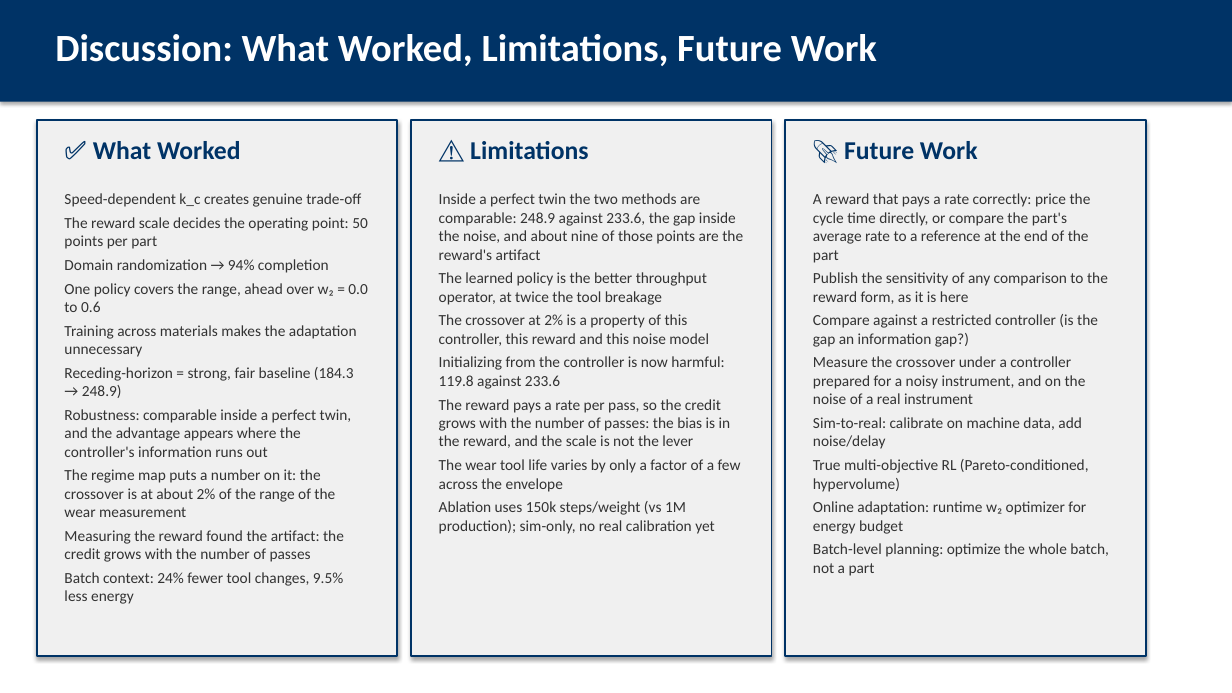
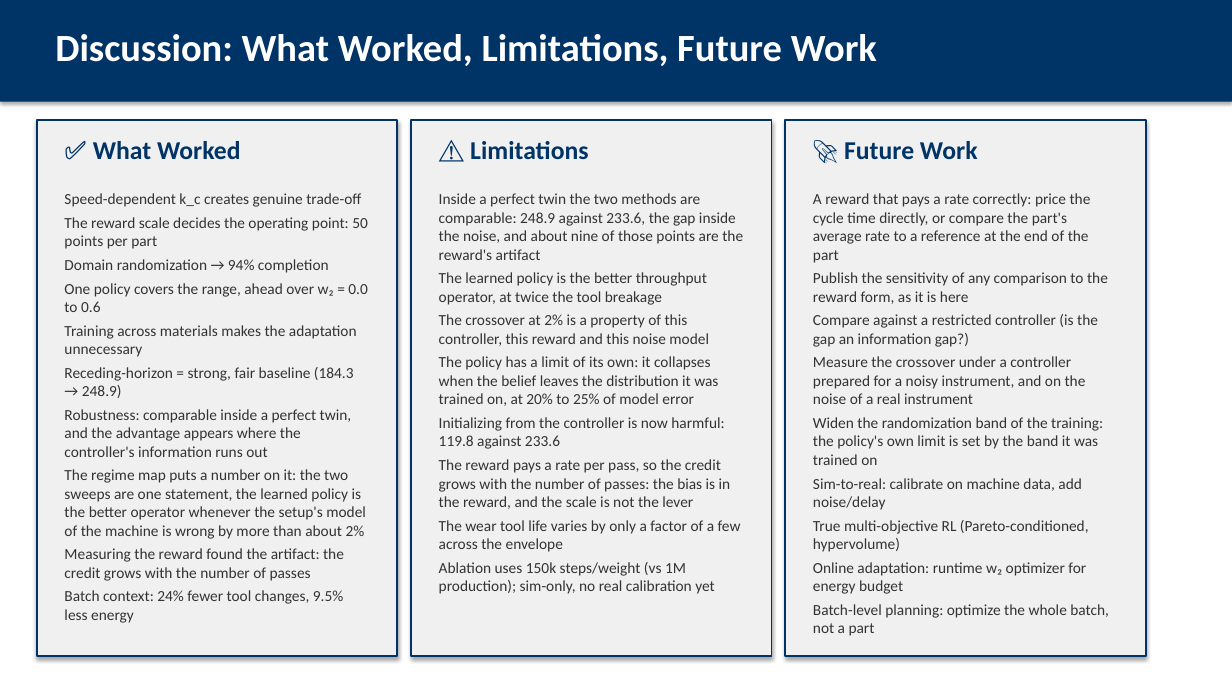
Before and after one commit to AbhinandIITM/AI-in-Mfg, a slide deck: slide 27 of report/presentation.pptx (slide 25 before the commit). Drawn at 1232x693 pixels with LibreOffice and Linux fonts; fonts in the diff are those of the drawing. Boxes give left, top, right and bottom in pixels: in the first picture for what was removed or moved away, otherwise in the second. Text is boxed around its words. In the diff, an @@ line names an element or a change of style, - is before the commit and + after.

Commit message:
docs: the two sweeps are one statement, in every document
The headline is now: the learned policy is the better operator whenever the
setup's model of the machine is wrong by more than about 2%, whether that is
a wear measurement noisier than 2% of its range or a material model
miscalibrated by more than 2%, and the classical controller is better below
that. The policy's own limit, 20% to 25% of model error, is where the belief
leaves the distribution it was trained on, and it is stated everywhere the
boundary is stated, together with the practical lever it implies, the
randomization band of the training.

The report is 40 pages with the two-panel regime map, the deck 35 frames,
the PowerPoint file 30 slides.

```diff
--- a/report/presentation.pptx
+++ b/report/presentation.pptx
@@ text at bbox=[439, 356, 718, 406]: paragraph added @@
+The policy has a limit of its own: it collapses when the belief leaves the distribution it was trained on, at 20% to 25% of model error
@@ text at bbox=[813, 417, 1103, 465]: paragraph added @@
+Widen the randomization band of the training: the policy's own limit is set by the band it was trained on
@@ text at bbox=[64, 469, 366, 539]: text changed @@
-The regime map puts a number on it: the crossover is at about 2% of the range of the wear measurement
+The regime map puts a number on it: the two sweeps are one statement, the learned policy is the better operator whenever the setup's model of the machine is wrong by more than about 2%
```
Also in this commit, not shown: 6 other slides changed, 2 slides added, 9 other files.
